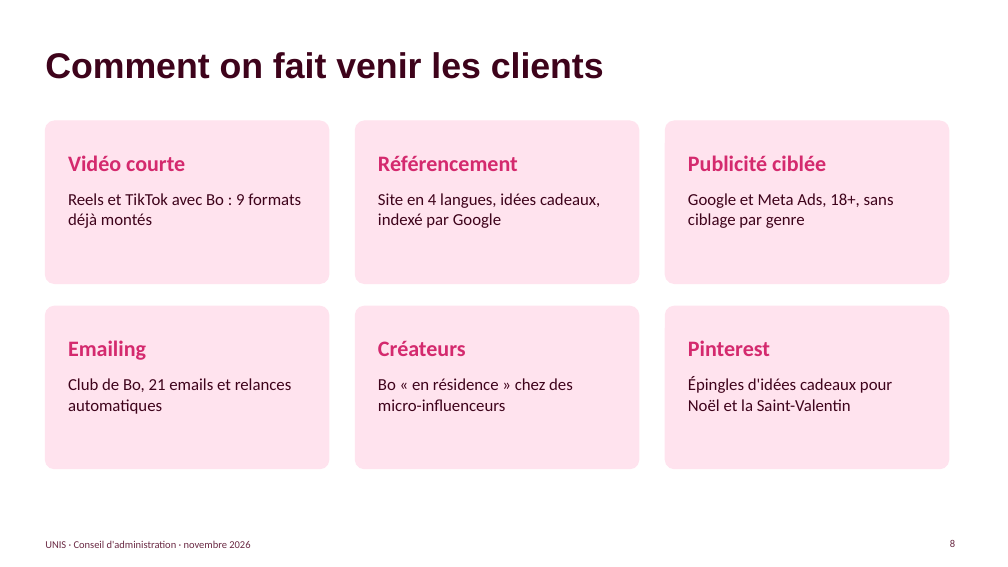
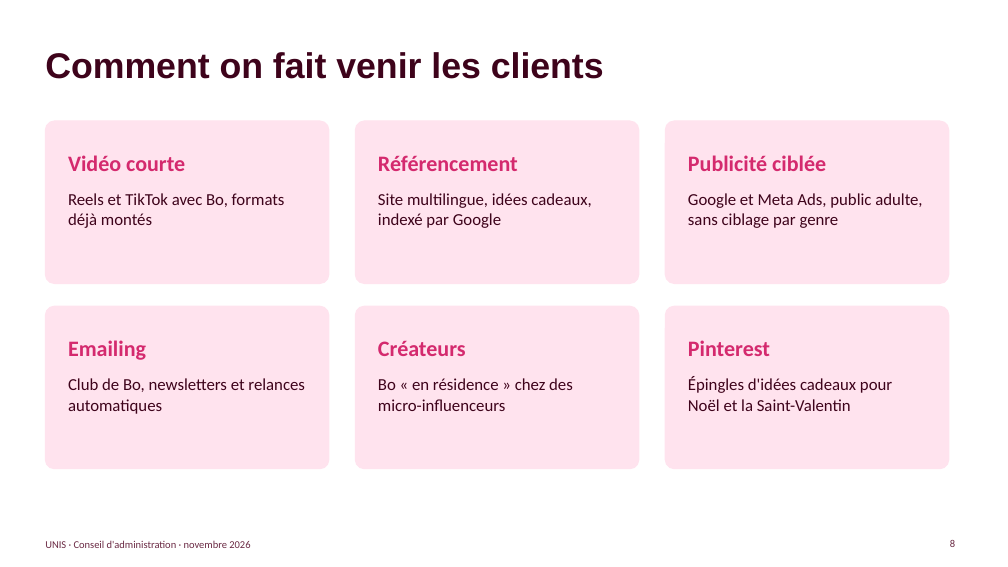
Before and after one commit to kilian-xanadou/unis, a slide deck: slide 8 of docs/UNIS-presentation-conseil.pptx. Drawn at 1008x567 pixels with LibreOffice and Linux fonts; fonts in the diff are those of the drawing. Boxes give left, top, right and bottom in pixels: in the first picture for what was removed or moved away, otherwise in the second. Text is boxed around its words. In the diff, an @@ line names an element or a change of style, - is before the commit and + after.

```diff
--- a/docs/UNIS-presentation-conseil.pptx
+++ b/docs/UNIS-presentation-conseil.pptx
@@ text at (x1=68, y1=193, x2=285, y2=228): text changed @@
-Reels et TikTok avec Bo : 9 formats déjà montés
+Reels et TikTok avec Bo, formats déjà montés
@@ text at (x1=378, y1=193, x2=591, y2=228): text changed @@
-Site en 4 langues, idées cadeaux, indexé par Google
+Site multilingue, idées cadeaux, indexé par Google
@@ text at (x1=688, y1=193, x2=922, y2=228): text changed @@
-Google et Meta Ads, 18+, sans ciblage par genre
+Google et Meta Ads, public adulte, sans ciblage par genre
@@ text at (x1=68, y1=378, x2=305, y2=414): text changed @@
-Club de Bo, 21 emails et relances automatiques
+Club de Bo, newsletters et relances automatiques
```
Also in this commit, not shown: 10 other slides changed, 2 slides removed.
